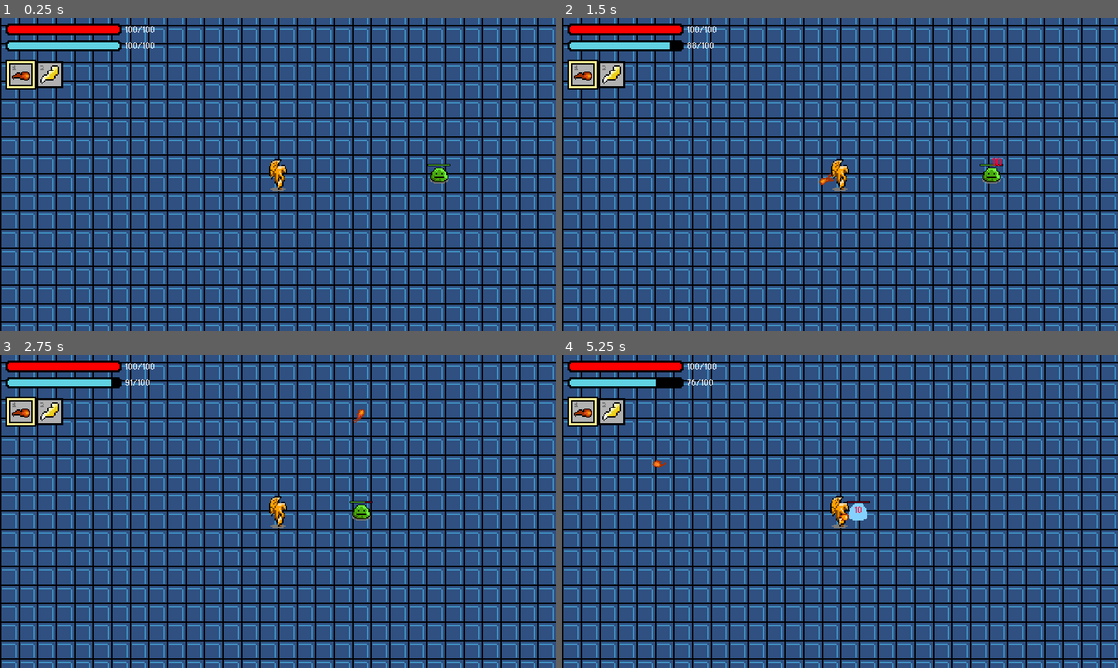
Above: before the commit, frames 1-4 (two rows, left to right).
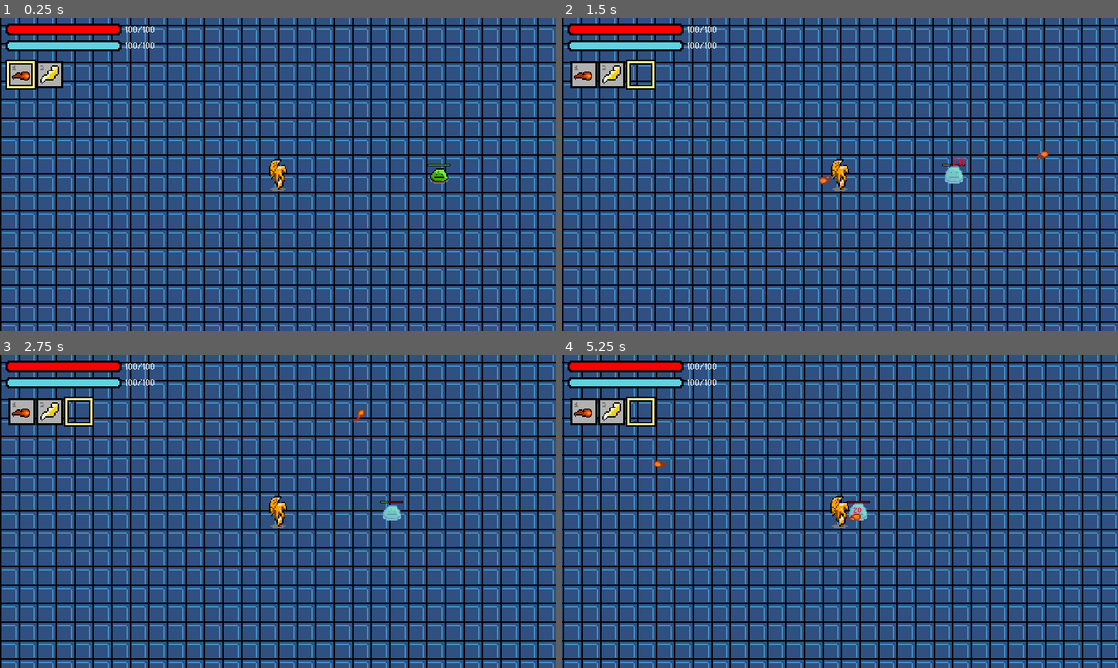
Above: after the commit, the same moments.

Repository: jonathanlin0/Theseus
Game: Godot game, scene res://Misc/Testing_Scene.tscn
Two runs of this game, one before a commit and one after it. Both use one fixed random seed, a clock stepped at 60 frames per second and the inputs below. Sound files missing from this copy of the repository are replaced by a short silence.
Inputs (mouse positions are in pixels of both pictures, inside the frame that each line leads up to):
- Up to frame 1 (0.25 s): no input
- Up to frame 2 (1.5 s): tap Enter (ui_enter) at 0.5 s; move the mouse to (962, 158) at 0.52 s; hold Up (ui_up) 0.53-1.28 s; hold 3 (ui_3) 0.53-1.28 s; click (962, 158) at 0.6 s; tap Keypad Enter (ui_accept) at 0.77 s; move the mouse to (728, 190) at 1.27 s; tap 3 (ui_3) at 1.35 s; click (728, 190) at 1.42 s
- Up to frame 3 (2.75 s): tap Keypad Enter (ui_accept) at 1.52 s; tap C (ui_c) at 1.55, 2.1 s; move the mouse to (333, 442) at 2.02 s; hold Up (ui_up) from 2.03 s (still down); click (333, 442) at 2.17 s; tap Enter (ui_enter) at 2.3 s
- Up to frame 4 (5.25 s): move the mouse to (812, 574) at 2.77 s; tap Enter (ui_enter) at 2.85 s; tap Keypad Enter (ui_accept) at 3.02, 3.77, 4.52 s; click (812, 574) at 3.05 s; move the mouse to (1006, 558) at 3.52 s; release Up (ui_up) at 3.53 s; hold 3 (ui_3) 3.53-4.28 s; click (1006, 558) at 3.6 s; move the mouse to (673, 464) at 4.27 s; tap 3 (ui_3) at 4.35 s; click (673, 464) at 4.42 s; tap C (ui_c) at 4.55, 5.1 s; move the mouse to (867, 511) at 5.02 s; click (867, 511) at 5.17 s

The runs differ from the first frame. In frame 1, less than 0.1% of the frame differs, in the area x 77-81%, y 47-52%; in frame 2, 1.1%; in frame 3, 0.9%; in frame 4, 13%, in the area x 0-100%, y 0-100%.

Commit message:
Added Icicle

Diff:
--- a/Theseus/Characters/Player.gd
+++ b/Theseus/Characters/Player.gd
@@ -16,6 +16,7 @@
 
 const FIREBALL = preload("res://Weapons/Fireball.tscn")
 const LIGHTNING = preload("res://Weapons/Lightning.tscn")
+const ICICLE = preload("res://Weapons/Icicle.tscn")
 
 var knockback = false
 var knockback_dir = "left"
@@ -137,11 +138,15 @@
 			master_data.selected_weapon = 1
 		if Input.is_action_pressed("ui_2"):
 			master_data.selected_weapon = 2
+		if Input.is_action_pressed("ui_3"):
+			master_data.selected_weapon = 3
 
 		if master_data.selected_weapon == 1:
 			$Hotbar/Select_border.rect_position.x = 5
 		if master_data.selected_weapon == 2:
 			$Hotbar/Select_border.rect_position.x = 5 + 25
+		if master_data.selected_weapon == 3:
+			$Hotbar/Select_border.rect_position.x = 5 + 25 + 25
 
 		if is_multiplayer == false:
 			# chest/sign detection text logic
@@ -334,6 +339,25 @@
 
 					lightning.rotate(rad)
 
+				if master_data.selected_weapon == 3:
+
+					$Sound_Effects/Lightning.play()
+
+					var icicle = ICICLE.instance()
+					get_parent().add_child(icicle)
+					icicle.position = $Weapon_Holder.global_position
+
+					# rotate the icicle to face the direction of the mouse
+					var mouseX = get_local_mouse_position().x
+					var mouseY = get_local_mouse_position().y
+
+					# icicle is backwards when x is neg
+					var rad = atan(mouseY/mouseX)
+					if mouseX<0:
+						rad += PI
+
+					icicle.rotate(rad)
+
 		if is_multiplayer == true:
 			if Input.is_action_just_pressed("ui_c"):
 				if master_data.selected_weapon == 1 and master_data.mana > master_data.fireball_cost:
--- a/Theseus/Characters/Player.tscn
+++ b/Theseus/Characters/Player.tscn
@@ -572,6 +572,7 @@
 material = SubResource( 104 )
 frames = SubResource( 17 )
 animation = "run_down"
+frame = 2
 playing = true
 
 [node name="Player_Camera" type="Camera2D" parent="."]
@@ -594,6 +595,7 @@
 scale = Vector2( 0.697917, 0.708333 )
 frames = SubResource( 24 )
 animation = "left"
+frame = 1
 playing = true
 
 [node name="SwordSwingAreas" type="Position2D" parent="."]
--- a/Theseus/Enemies/Enemy_Abstract_Class.gd
+++ b/Theseus/Enemies/Enemy_Abstract_Class.gd
@@ -12,6 +12,7 @@
 
 var health = <info from master data>
 var knockback = false
+var is_frozen = false
 
 
 Required misc stuff for each enemy:
@@ -34,7 +35,6 @@
 func _physics_process(delta):
 
 
-
 	if can_see_player == true:
 		pass
 
@@ -45,9 +45,11 @@
 	$knockback_timer.start()
 	get_parent().knockback = true
 
+
 # play the damage audio
 func damage_audio():
 	$AudioStreamPlayer.play()
+
 
 # show the damage text (a red text flying out in a random direction indicating how much damage the player just did to the enemy)
 func damage_text(dmg):
@@ -55,11 +57,17 @@
 	text.amount = dmg
 	get_parent().add_child(text)
 
+
 # the enemy flashes for a split second to indicate that the player did damage
 func flash():
-	animated_sprite.material.set_shader_param("flash_modifier", 1)
-	animated_sprite.material.set_shader_param("flash_color", master_data.colors["light_blue"])
-	$flash_timer.start(master_data.flash_time)
+	if get_parent().is_frozen == true:
+		animated_sprite.material.set_shader_param("flash_modifier", 0.75)
+		animated_sprite.material.set_shader_param("flash_color", master_data.colors["light_blue"])
+		$frozen_timer.start(master_data.freeze_time)
+	else:
+		animated_sprite.material.set_shader_param("flash_modifier", 1)
+		animated_sprite.material.set_shader_param("flash_color", master_data.colors["white"])
+		$flash_timer.start(master_data.flash_time)
 
 
 func _on_flash_timer_timeout():
@@ -76,3 +84,8 @@
 
 func _on_VisibilityNotifier2D_screen_exited():
 	can_see_player = false
+
+
+func _on_frozen_timer_timeout():
+	animated_sprite.material.set_shader_param("flash_modifier", 0)
+	get_parent().is_frozen = false
--- a/Theseus/Enemies/Enemy_Abstract_Class.tscn
+++ b/Theseus/Enemies/Enemy_Abstract_Class.tscn
@@ -16,7 +16,11 @@
 
 [node name="VisibilityNotifier2D" type="VisibilityNotifier2D" parent="."]
 
+[node name="frozen_timer" type="Timer" parent="."]
+wait_time = 5.0
+
 [connection signal="timeout" from="flash_timer" to="." method="_on_flash_timer_timeout"]
 [connection signal="timeout" from="knockback_timer" to="." method="_on_knockback_timer_timeout"]
 [connection signal="screen_entered" from="VisibilityNotifier2D" to="." method="_on_VisibilityNotifier2D_screen_entered"]
 [connection signal="screen_exited" from="VisibilityNotifier2D" to="." method="_on_VisibilityNotifier2D_screen_exited"]
+[connection signal="timeout" from="frozen_timer" to="." method="_on_frozen_timer_timeout"]
--- a/Theseus/Enemies/Slime/Small_Slime.gd
+++ b/Theseus/Enemies/Slime/Small_Slime.gd
@@ -9,6 +9,7 @@
 var is_dead = false
 
 var knockback = false
+var is_frozen = false
 
 var previous_animation = "idle"
 
@@ -118,7 +119,7 @@
 		if health <= 0:
 			dead()
 
-		if is_dead == false:
+		if is_dead == false and is_frozen == false:
 
 			# used for player tracking
 
@@ -154,9 +155,9 @@
 func damage(dmg):
 	health -= dmg
 	$Enemy_Abstract_Class.knockback()
-	$Enemy_Abstract_Class.flash()
 	$Enemy_Abstract_Class.damage_text(dmg)
 	$Enemy_Abstract_Class.damage_audio()
+	$Enemy_Abstract_Class.flash()
 
 
 func dead():
--- a/Theseus/Enemies/Slime/Small_Slime.tscn
+++ b/Theseus/Enemies/Slime/Small_Slime.tscn
@@ -92,7 +92,6 @@
 material = SubResource( 17 )
 frames = SubResource( 15 )
 animation = "idle"
-frame = 3
 playing = true
 
 [node name="CollisionShape2D" type="CollisionShape2D" parent="."]
--- a/Theseus/Weapons/Fireball.tscn
+++ b/Theseus/Weapons/Fireball.tscn
@@ -84,14 +84,16 @@
 
 [node name="AnimatedSprite" type="AnimatedSprite" parent="."]
 frames = SubResource( 8 )
-frame = 3
+frame = 1
 playing = true
 
 [node name="CollisionShape2D" type="CollisionShape2D" parent="."]
+visible = false
 position = Vector2( 4.5, 0 )
 shape = SubResource( 9 )
 
 [node name="VisibilityNotifier2D" type="VisibilityNotifier2D" parent="."]
+visible = false
 position = Vector2( 4.5, -5.96046e-08 )
 scale = Vector2( 0.55, 0.4 )
 
--- /dev/null
+++ b/Theseus/Weapons/Icicle.gd
@@ -0,0 +1,96 @@
+extends Area2D
+
+
+var velocity = Vector2(0,0)
+var unit_vector = Vector2(0,0)
+
+var mouse_position = position
+
+var hitSomething = false;
+
+var hit_enemies = []
+#var previous_animation = "";
+
+var player_to_hit = 1
+
+var player_that_is_shooting = null
+#var previous_animation = "";
+#start position of the icicle
+var start_pos = Vector2(0,0)
+var start = true
+
+func insert_player(player_obj):
+	player_that_is_shooting = player_obj
+
+func _ready():
+	start_pos.x = global_position.x
+	start_pos.y = global_position.y
+
+	#print(global_position)
+
+	if master_data.is_multiplayer == false:
+		mouse_position = get_global_mouse_position()
+
+		# need to offset from player's position
+		mouse_position.x -= master_data.player_x
+		mouse_position.y -= master_data.player_y
+
+		# need to convert the triangle (x and y components) into a unit triangle to maintain a uniform net vector
+		unit_vector = master_data.get_unit_vector(mouse_position.x - position.x, mouse_position.y - position.y)
+	if master_data.is_multiplayer == true:
+
+		if player_to_hit == 1:
+			unit_vector = master_data.get_unit_vector(master_data.player_x_global - player_that_is_shooting.global_position.x, master_data.player_y_global - player_that_is_shooting.global_position.y)
+		if player_to_hit == 2:
+			unit_vector = master_data.get_unit_vector(master_data.player_x_global_p2 - player_that_is_shooting.global_position.x, master_data.player_y_global_p2 - player_that_is_shooting.global_position.y)
+
+
+func hypotnuse(start, curr):
+	return sqrt(pow(start.x-curr.x, 2)+pow(start.y-curr.y, 2))
+
+
+func _physics_process(delta):
+
+	if start:
+		start_pos = global_position
+		start = false
+
+	var curr_pos = global_position
+	#print(curr_pos)
+	#print(hypotnuse(start_pos, curr_pos))
+	if hypotnuse(start_pos, curr_pos)>=master_data.icicle_range:
+		hitSomething = true
+		#$AnimatedSprite.play("fireStop")
+
+	if !hitSomething:
+		velocity.x = unit_vector.x * master_data.icicle_speed * delta
+		velocity.y = unit_vector.y * master_data.icicle_speed * delta
+
+	translate(velocity)
+
+
+func _on_Icicle_body_entered(body):
+	if master_data.is_multiplayer == false:
+		if body.name != "Player":
+			for enemy in master_data.enemy_names:
+				if body.name.find(enemy) != -1 and hit_enemies.find(body.name) == -1:
+					#icicle code
+					body.is_frozen = true
+
+					body.damage(master_data.icicle_damage * master_data.ranged_multiplier)
+					#$AnimatedSprite.play("fireStop")
+					hitSomething = true
+					hit_enemies.append(body.name)
+
+
+	if body.name == "TileMap":
+		hitSomething = true;
+		#previous_animation = "fireStop"
+		#$AnimatedSprite.play("fireStop")
+		$CollisionShape2D.disabled = true
+		velocity = Vector2(0,0);
+		queue_free()
+
+
+func _on_VisibilityNotifier2D_screen_exited():
+	queue_free()
--- /dev/null
+++ b/Theseus/Weapons/Icicle.tscn
@@ -0,0 +1,68 @@
+[gd_scene load_steps=13 format=2]
+
+[ext_resource path="res://Weapons/Icicle.gd" type="Script" id=1]
+[ext_resource path="res://Weapons/Sprites/fireball.png" type="Texture" id=2]
+
+[sub_resource type="AtlasTexture" id=1]
+atlas = ExtResource( 2 )
+region = Rect2( 0, 0, 16, 16 )
+
+[sub_resource type="AtlasTexture" id=2]
+atlas = ExtResource( 2 )
+region = Rect2( 16, 0, 16, 16 )
+
+[sub_resource type="AtlasTexture" id=3]
+atlas = ExtResource( 2 )
+region = Rect2( 32, 0, 16, 16 )
+
+[sub_resource type="AtlasTexture" id=4]
+atlas = ExtResource( 2 )
+region = Rect2( 48, 0, 16, 16 )
+
+[sub_resource type="AtlasTexture" id=5]
+atlas = ExtResource( 2 )
+region = Rect2( 64, 0, 16, 16 )
+
+[sub_resource type="AtlasTexture" id=6]
+atlas = ExtResource( 2 )
+region = Rect2( 80, 0, 16, 16 )
+
+[sub_resource type="AtlasTexture" id=7]
+atlas = ExtResource( 2 )
+region = Rect2( 96, 0, 16, 16 )
+
+[sub_resource type="AtlasTexture" id=8]
+atlas = ExtResource( 2 )
+region = Rect2( 112, 0, 16, 16 )
+
+[sub_resource type="SpriteFrames" id=9]
+animations = [ {
+"frames": [ SubResource( 1 ), SubResource( 2 ), SubResource( 3 ), SubResource( 4 ), SubResource( 5 ), SubResource( 6 ), SubResource( 7 ), SubResource( 8 ) ],
+"loop": true,
+"name": "default",
+"speed": 10.0
+} ]
+
+[sub_resource type="RectangleShape2D" id=10]
+extents = Vector2( 8, 5 )
+
+[node name="Icicle" type="Area2D"]
+collision_layer = 3
+script = ExtResource( 1 )
+
+[node name="AnimatedSprite" type="AnimatedSprite" parent="."]
+frames = SubResource( 9 )
+frame = 7
+playing = true
+
+[node name="CollisionShape2D" type="CollisionShape2D" parent="."]
+visible = false
+shape = SubResource( 10 )
+
+[node name="VisibilityNotifier2D" type="VisibilityNotifier2D" parent="."]
+visible = false
+position = Vector2( 4.5, 0 )
+scale = Vector2( 0.55, 0.4 )
+
+[connection signal="body_entered" from="." to="." method="_on_Icicle_body_entered"]
+[connection signal="screen_exited" from="VisibilityNotifier2D" to="." method="_on_VisibilityNotifier2D_screen_exited"]
--- a/Theseus/master_data.gd
+++ b/Theseus/master_data.gd
@@ -10,7 +10,8 @@
 	"red":Vector3(1.0, 0, 0),
 	"green":Vector3(0.0, 1.0, 0),
 	"blue":Vector3(0.0, 0.0, 1),
-	"light_blue":Vector3(0.52,0.82,1)
+	"light_blue":Vector3(0.52,0.82,1),
+	"white":Vector3(1.0,1.0,1.0)
 }
 
 var username = "user"
@@ -30,6 +31,9 @@
 # length of flash when a character gets damaged
 var flash_time = 0.1
 
+# length of time for enemy to remain frozen after icicle hits them
+var freeze_time = 2.0
+
 # length of text that appears above an enemy when they get damaged
 var damage_text_time = 0.4
 
@@ -106,21 +110,25 @@
 # collection of the attack range of emtities
 var small_lizard_attack_range = 150
 var fireball_range = 150
+var icicle_range = 150
 
 # collection of all the speeds
 var player_speed = 7000
-var fireball_speed = 200
+var fireball_speed = 250
+var icicle_speed = 200
 var lightning_speed = 300
 var lizard_spit_speed = 180
 
 # how much energy each attack costs
 var fireball_cost = 10
 var lightning_cost = 25
+var icicle_cost = 30
 
 # how much damage each attack does
 var sword_damage = 20
 var fireball_damage = 10
 var lightning_damage = 30
+var icicle_damage = 20
 var lizard_spit_damage = 10
 var lizard_boss_slap_damage = 20
 var minotaur_axe_damage = 50
